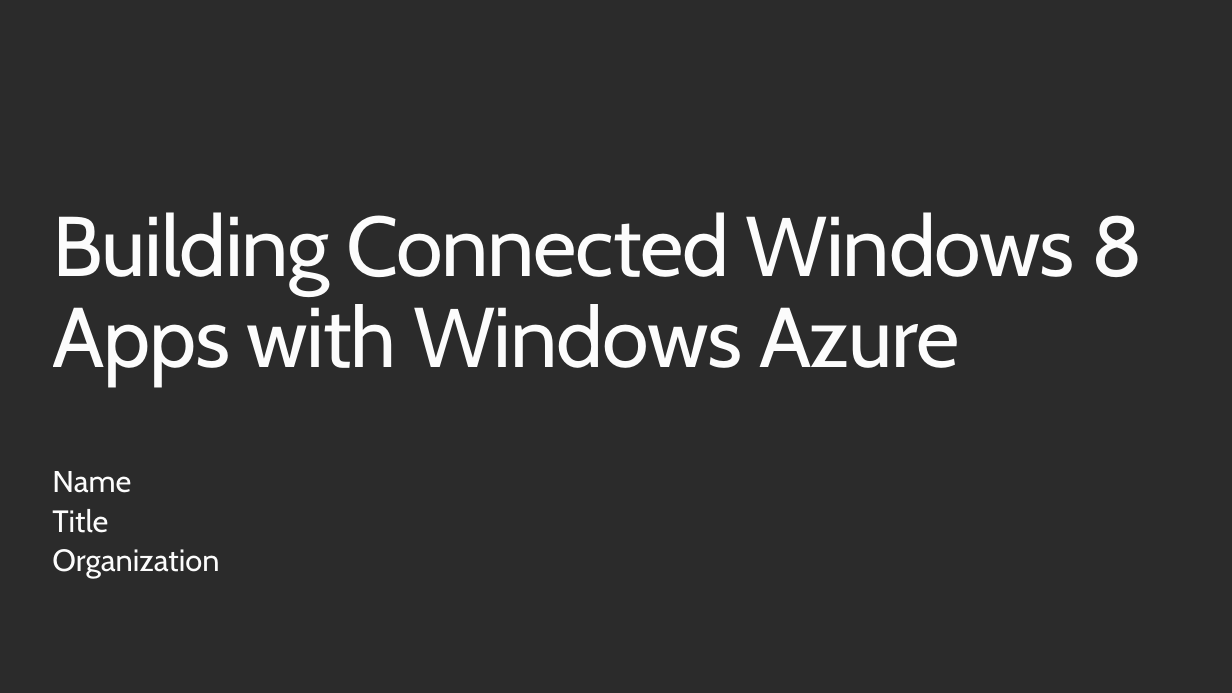
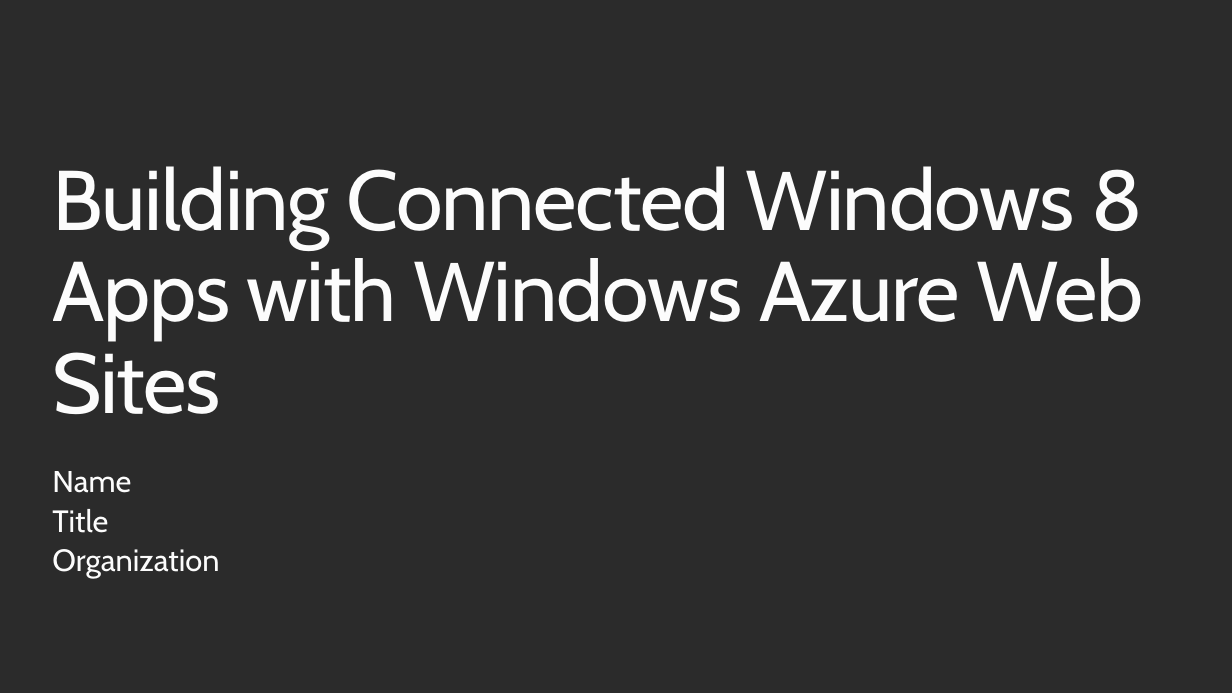
Before and after one commit to WindowsAzure-TrainingKit/PRESENTATION-Windows8AndWindowsAzureWebSites, a slide deck: slide 1 of Windows8AndWindowsAzureWebSites.pptx. Drawn at 1232x693 pixels with LibreOffice and Linux fonts; fonts in the diff are those of the drawing; background and template pictures are left out; a plain dark background stands for a picture behind light text. Boxes give left, top, right and bottom in pixels: in the first picture for what was removed or moved away, otherwise in the second. Text is boxed around its words. In the diff, an @@ line names an element or a change of style, - is before the commit and + after.

```diff
--- a/Windows8AndWindowsAzureWebSites.pptx
+++ b/Windows8AndWindowsAzureWebSites.pptx
@@ title at bbox=[52, 166, 1143, 414]: text changed @@
-Building Connected Windows 8 Apps with Windows Azure
+Building Connected Windows 8 Apps with Windows Azure Web Sites
```
Also in this commit, not shown: 1 other slide changed, 1 slide added.
